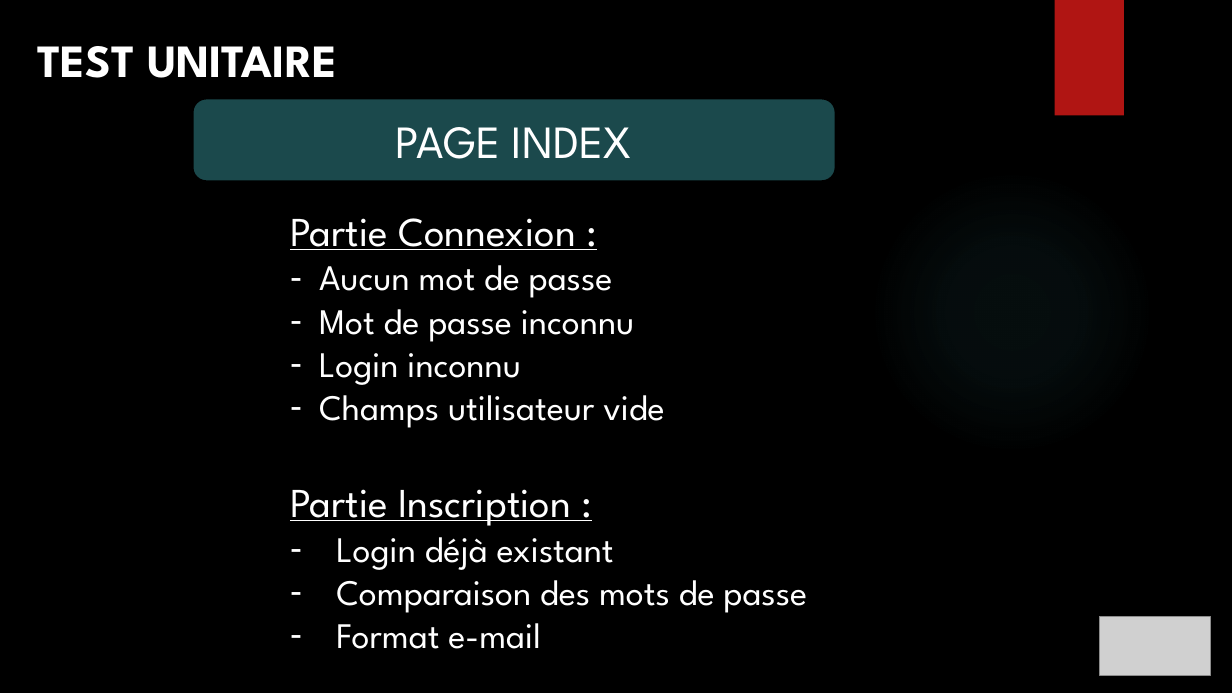
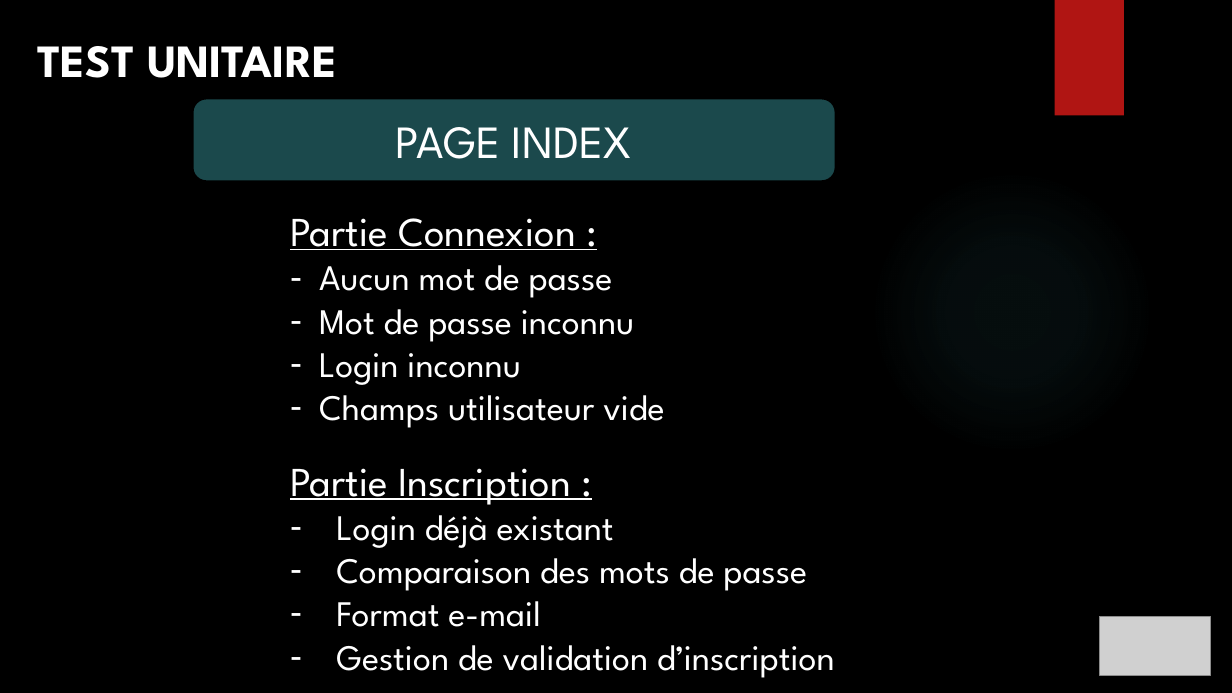
Before and after one commit to ChampemeDylan/UPOP, a slide deck: slide 25 of Présentation UPOP.pptx. Drawn at 1232x693 pixels with LibreOffice and Linux fonts; fonts in the diff are those of the drawing; grey boxes stand for pictures; background and template pictures are left out. Boxes give left, top, right and bottom in pixels: in the first picture for what was removed or moved away, otherwise in the second. Text is boxed around its words. In the diff, an @@ line names an element or a change of style, - is before the commit and + after.

Commit message:
Camille MAJ - Ajout test unitaire connexion
 Ajout test unitaire connexion

```diff
--- a/Présentation UPOP.pptx
+++ b/Présentation UPOP.pptx
@@ text at bbox=[336, 645, 835, 678]: paragraph added @@
+– Gestion de validation d’inscription
```
